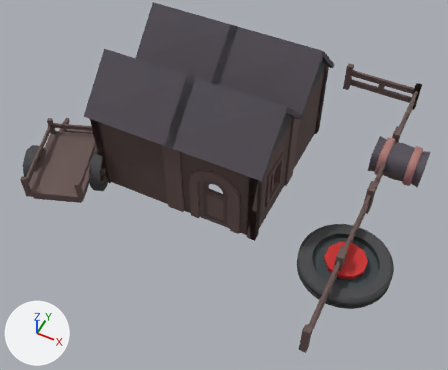
The glTF model art3d/buildings/bloodfarm_l2.glb, before and after one commit.
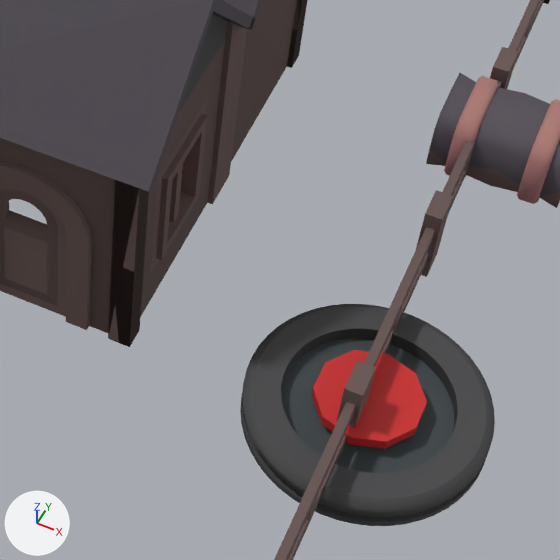
There are two pictures of each version: one whole from a 50 mm lens placed at (4.02, -8.76, 10.01), pointed at (0.2, -1.11, 0.45), one close up on the part from 46% to 93% of the width and 29% to 87% of the height. Lighting does not change. The marker at lower left points along +X, +Y and +Z. The last two pictures show the newer version. Where no turn or scale is listed for an object, it has been applied to the vertices.

The first close-up shows 'bloodfarm_l2'.
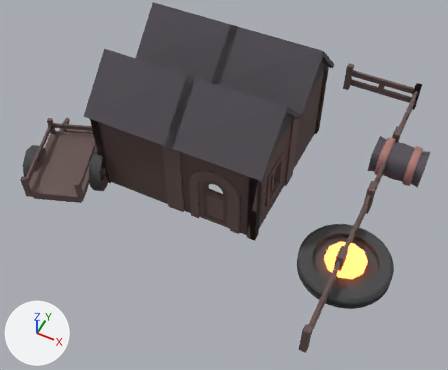
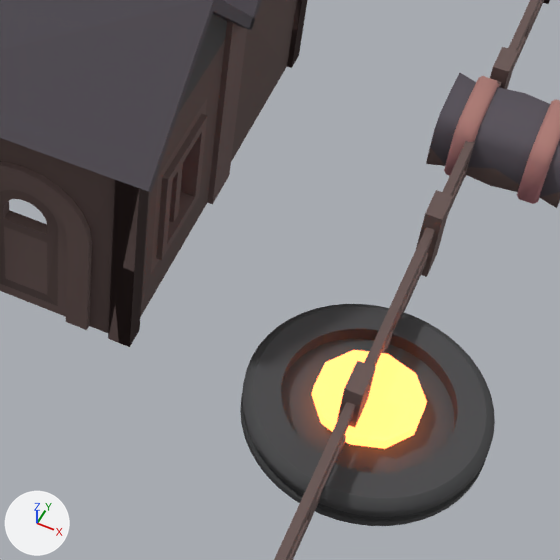
What differs and where, as boxes [x1, y1, x2, y2] in the close-ups (560 x 560 px):
'bloodfarm_l2', recoloured, surface changed (lighter)
    both: [279, 310, 461, 476]

The change, as a list of edits to the scene's bpy script:
```text
Change mat_glow:
    where n0 = _N.new('ShaderNodeBsdfPrincipled'); n0.name = 'Principled BSDF'
    add n0.inputs[27].default_value = (1.0, 0.2, 0.05, 1.0)  # 'Emission Color', orange #ff7c3f
    add n0.inputs[28].default_value = 5.0  # 'Emission Strength'
```
